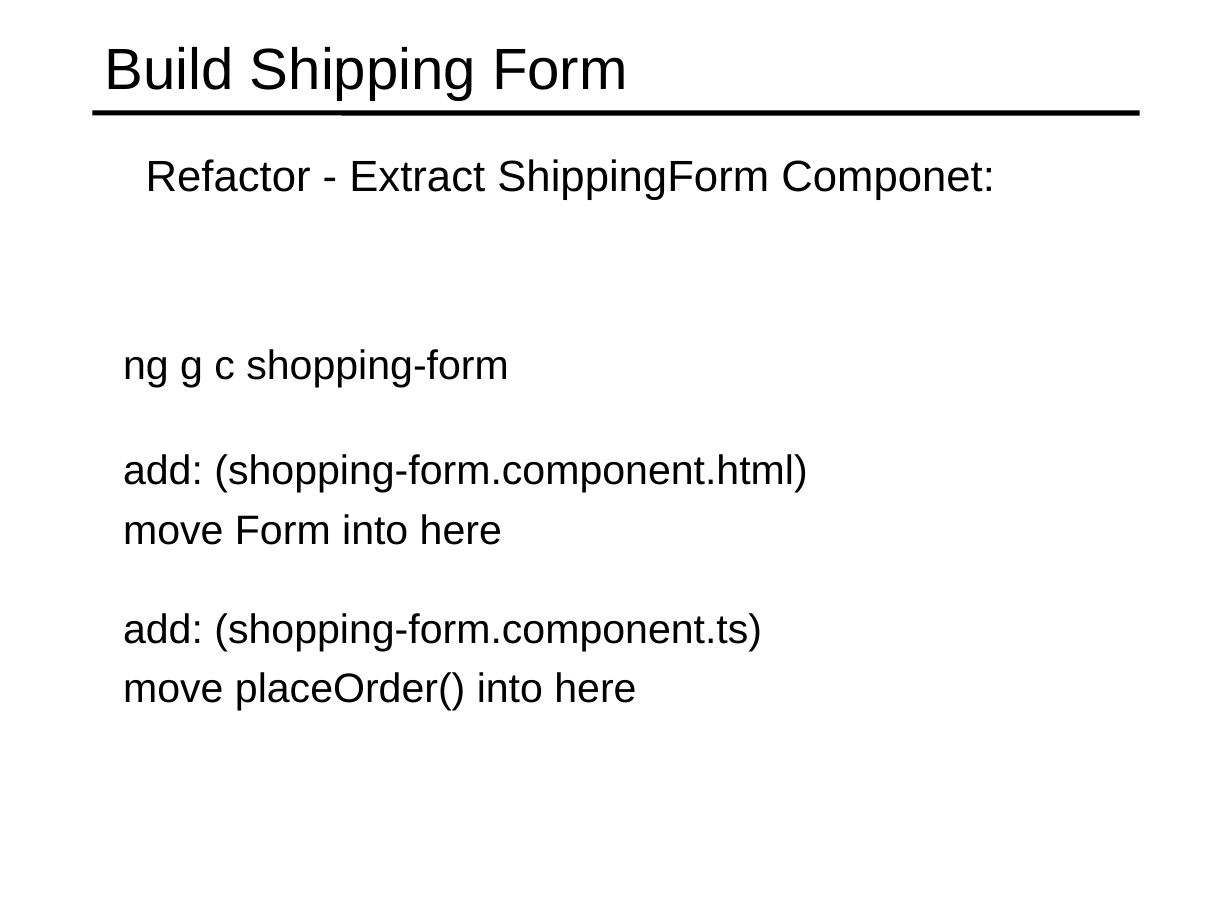
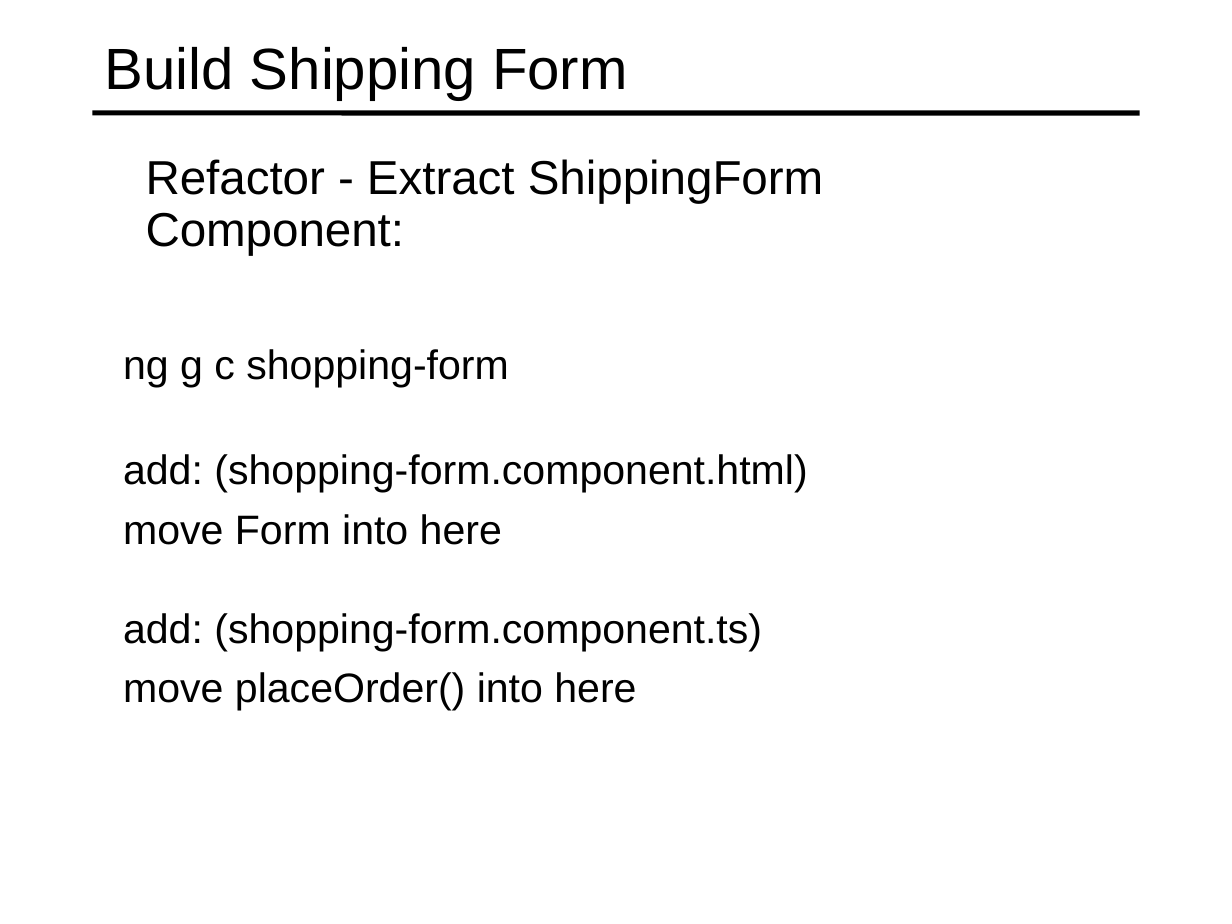
Before and after one commit to specter01wj/Jago_Link_Training, a slide deck: slide 11 of Angular/Angular7/Angular Advanced Course/Project/22.Project_Check Out Module/L6_Project_Check Out Module.ppt. Drawn at 1232x924 pixels with LibreOffice and Linux fonts; fonts in the diff are those of the drawing. Boxes give left, top, right and bottom in pixels: in the first picture for what was removed or moved away, otherwise in the second. Text is boxed around its words. In the diff, an @@ line names an element or a change of style, - is before the commit and + after.

Commit message:
11/04/2019 v1

```diff
--- a/Angular/Angular7/Angular Advanced Course/Project/22.Project_Check Out Module/L6_Project_Check Out Module.ppt
+++ b/Angular/Angular7/Angular Advanced Course/Project/22.Project_Check Out Module/L6_Project_Check Out Module.ppt
@@ text at <box>146,159,824,255</box>: text changed; size 25.5 to 27.8 pt @@
-  Refactor - Extract ShippingForm Componet:
+  Refactor - Extract ShippingForm Component:
```
Also in this commit, not shown: 2 slides added.
